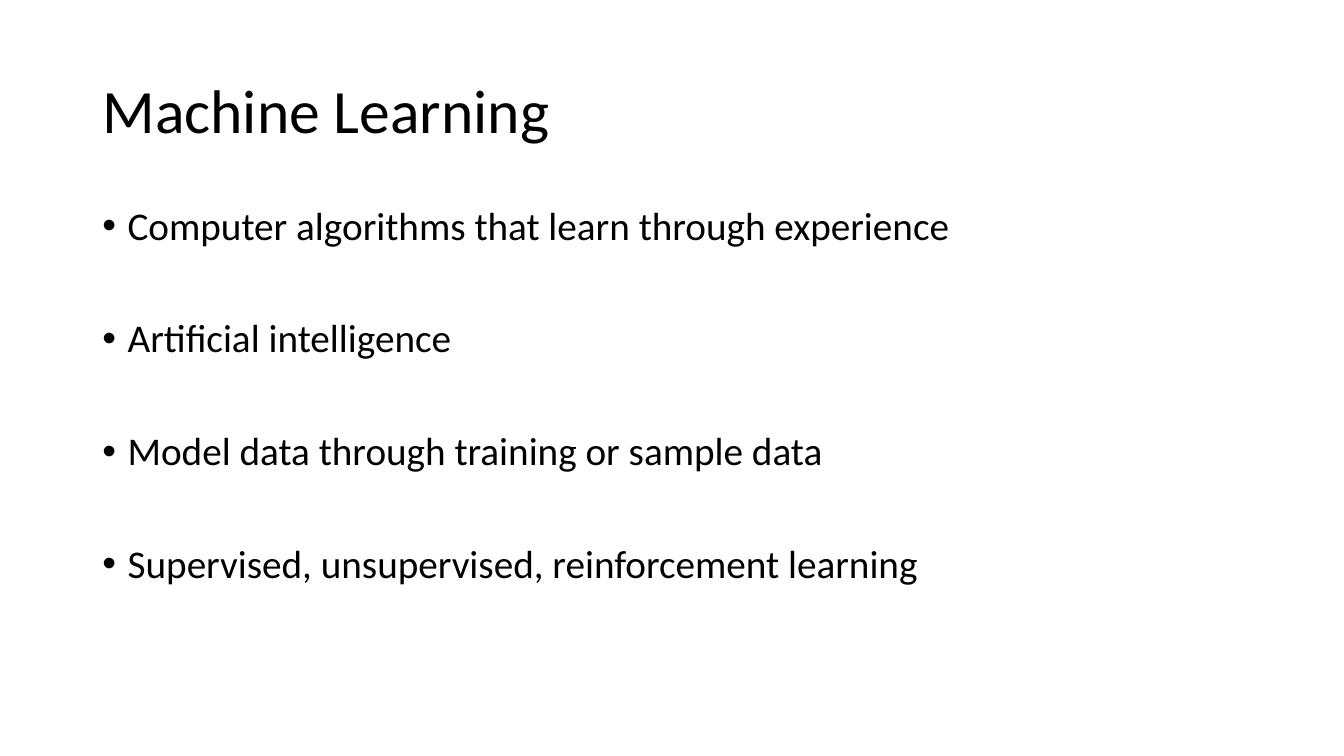
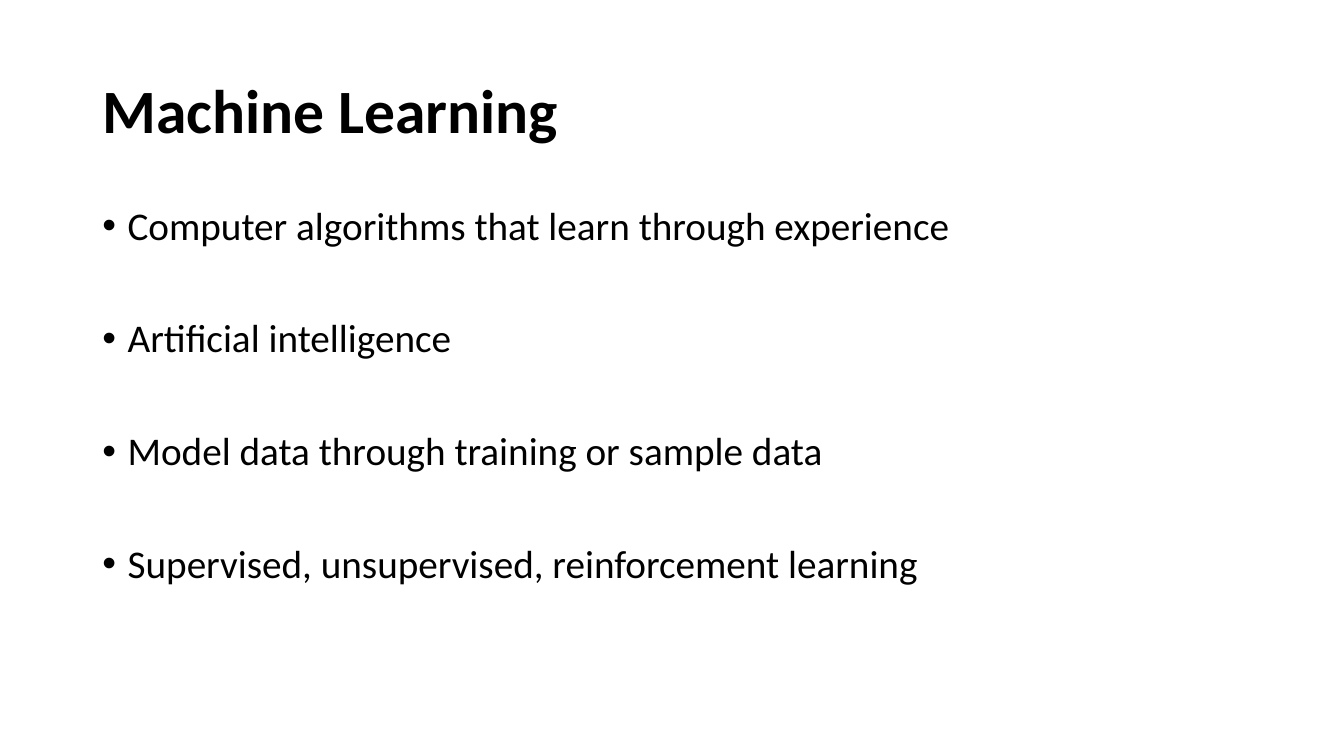
Before and after one commit to jmcmeen/novus-retro, a slide deck: slide 3 of presentation/Evolving Neural Networks for Retro Video Games.pptx. Drawn at 1344x756 pixels with LibreOffice and Linux fonts; fonts in the diff are those of the drawing; background and template pictures are left out. Boxes give left, top, right and bottom in pixels: in the first picture for what was removed or moved away, otherwise in the second. Text is boxed around its words. In the diff, an @@ line names an element or a change of style, - is before the commit and + after.

```diff
--- a/presentation/Evolving Neural Networks for Retro Video Games.pptx
+++ b/presentation/Evolving Neural Networks for Retro Video Games.pptx
@@ title "Machine Learning" at (102,89,558,144): bold on @@
```
Also in this commit, not shown: 7 other slides changed, 2 slides added, 2 slides removed, 2 other files.
